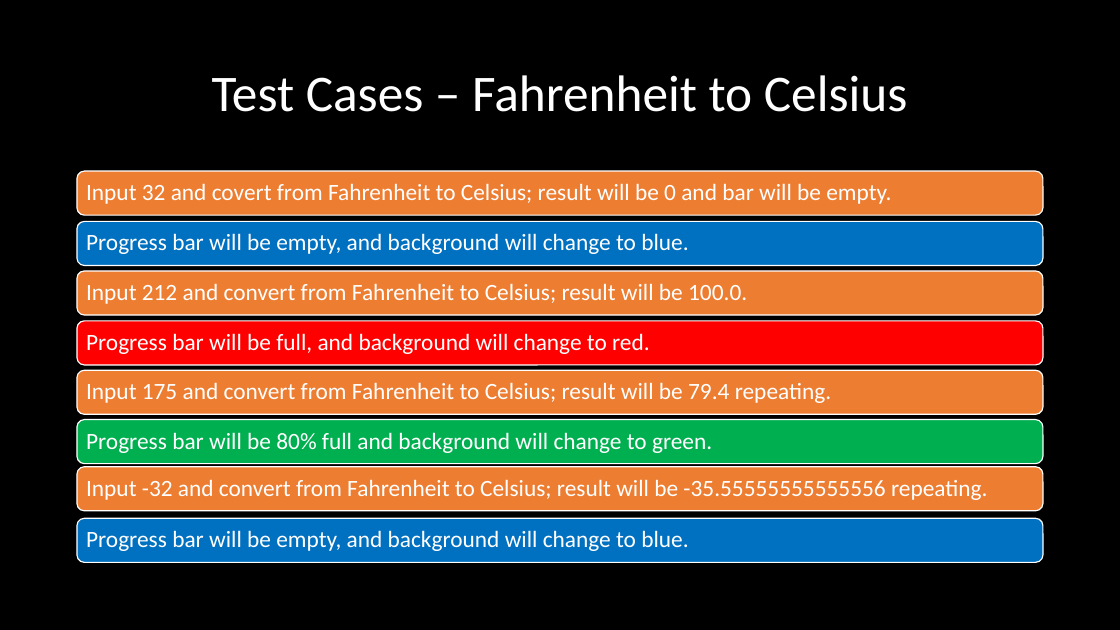
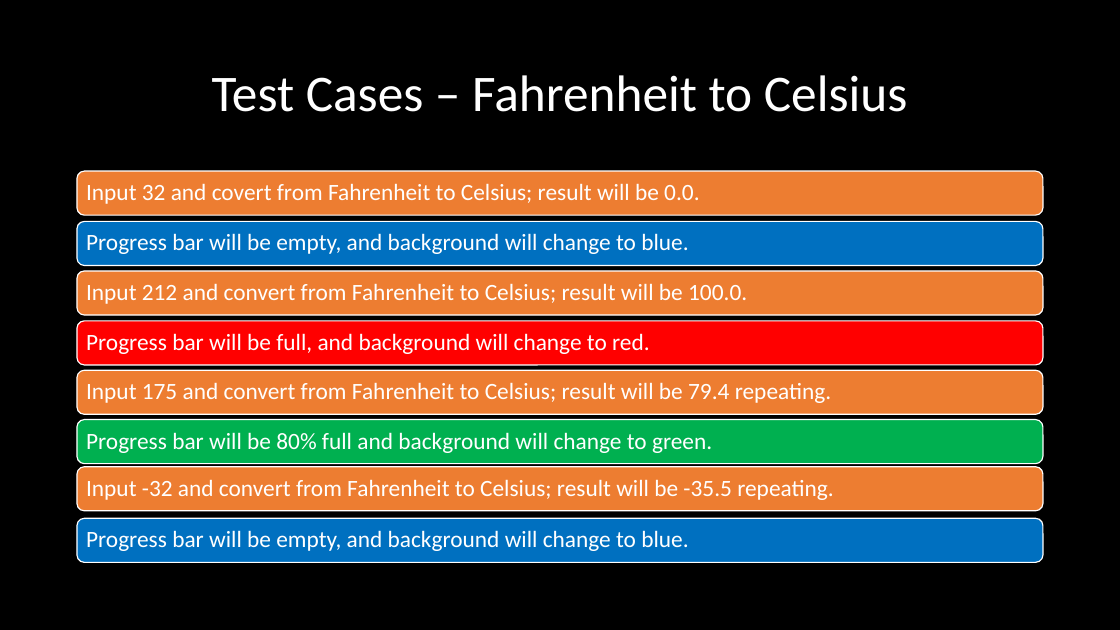
Before and after one commit to acn1008/ProjectComp730, a slide deck: slide 7 of Final Project.pptx. Drawn at 1120x630 pixels with LibreOffice and Linux fonts; fonts in the diff are those of the drawing; background and template pictures are left out. Boxes give left, top, right and bottom in pixels: in the first picture for what was removed or moved away, otherwise in the second. Text is boxed around its words. In the diff, an @@ line names an element or a change of style, - is before the commit and + after.

Commit message:
Add files via upload
Noticed some mistakes I made with copy paste in documenting test cases / fixing them.

```diff
--- a/Final Project.pptx
+++ b/Final Project.pptx
@@ text at box(86, 183, 699, 204): text changed @@
-Input 32 and covert from Fahrenheit to Celsius; result will be 0 and bar will be empty.
+Input 32 and covert from Fahrenheit to Celsius; result will be 0.0.
@@ text at box(86, 479, 833, 500): text changed @@
-Input -32 and convert from Fahrenheit to Celsius; result will be -35.55555555555556 repeating.
+Input -32 and convert from Fahrenheit to Celsius; result will be -35.5 repeating.
```
Also in this commit, not shown: 2 other slides changed.
